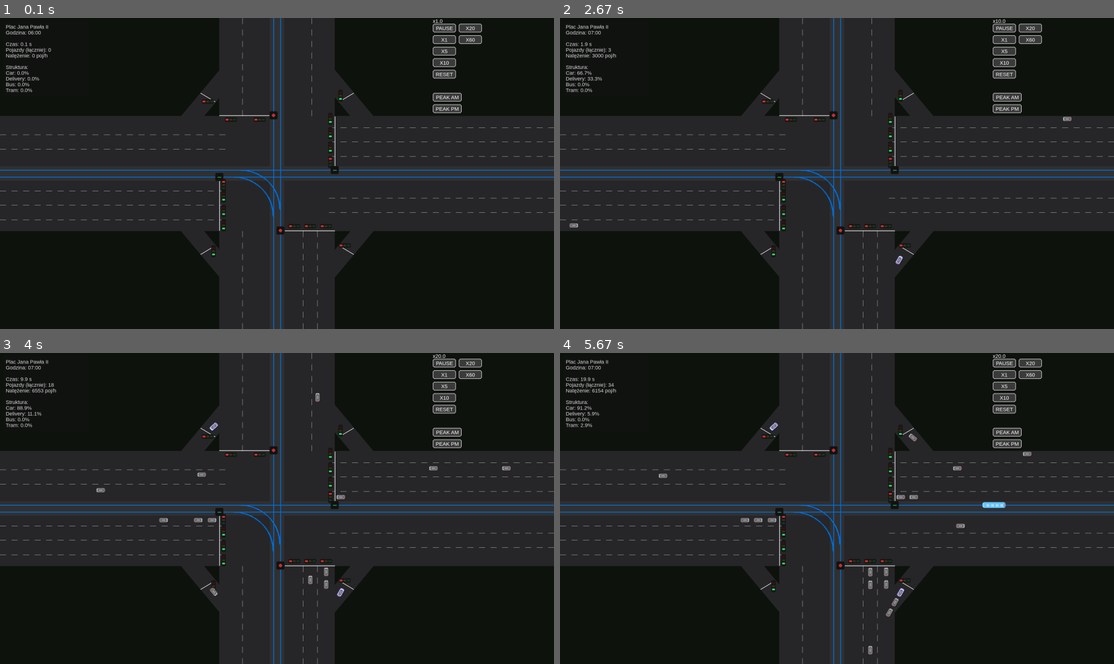
Above: before the commit, frames 1-4 (two rows, left to right).
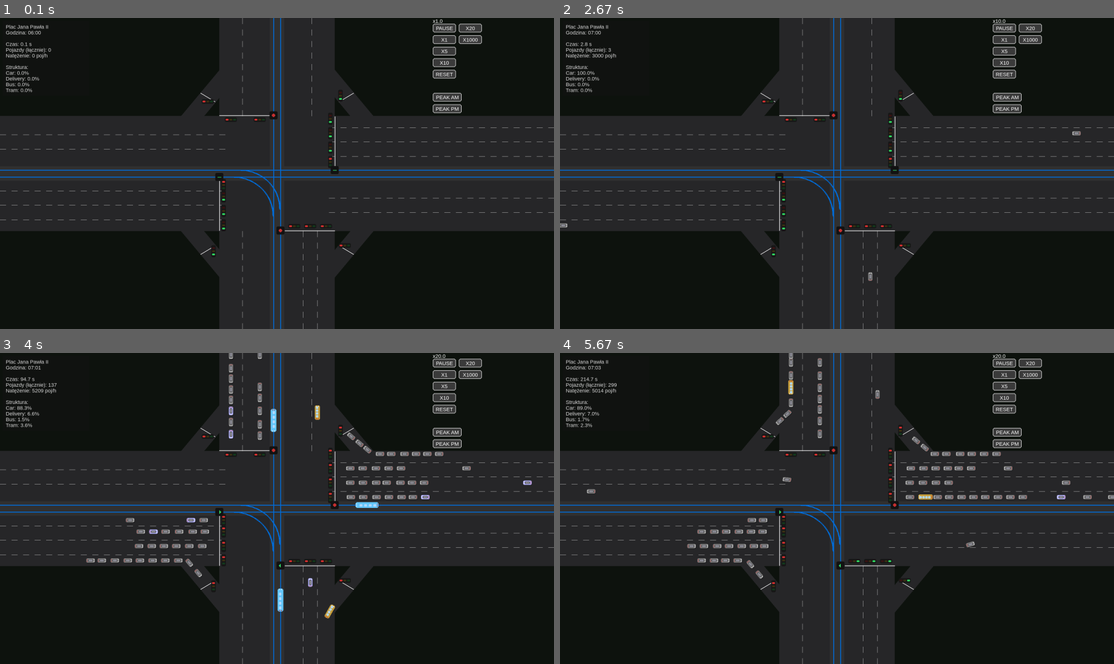
Above: after the commit, the same moments.

Repository: KajtekKow/skrzyzowanie
Game: pygame game, started from main.py
Two runs of this game, one before a commit and one after it. Both use one fixed random seed, a clock stepped at 60 frames per second and the inputs below.
Inputs (mouse positions are in pixels of both pictures, inside the frame that each line leads up to):
- Up to frame 1 (0.1 s): no input
- Up to frame 2 (2.67 s): click "X10" at 0.38 s; click (842, 195) at 0.72 s; click "X20" at 1.05 s; click "RESET" at 1.38 s; click "PEAK PM" at 1.72 s; click "PEAK AM" at 2.05 s; click "X10" at 2.38 s
- Up to frame 3 (4 s): click "X20" at 2.72 s
- Up to frame 4 (5.67 s): click (676, 449) at 4.55 s; click (859, 496) at 4.88 s; click (676, 489) at 5.22 s; click (753, 598) at 5.55 s

The runs differ from the first frame. In frame 1, less than 0.1% of the frame differs, in the area x 83-87%, y 6-8%; in frame 2, 0.2%; in frame 3, 2.4%, in the area x 3-96%, y 0-86%; in frame 4, 2.3%.

Commit message:
changes in traffic light system

Diff:
--- a/core/simulation.py
+++ b/core/simulation.py
@@ -25,9 +25,17 @@
     def update(self, dt):
         dt *= self.time_scale
 
-        dt = min(dt, 0.1)
+        dt = min(dt, 0.3)
 
         self.sim_time += dt
+        current_hour = int(self.sim_time // 3600)
+
+        if not hasattr(self, "last_print_hour"):
+            self.last_print_hour = -1
+
+        if current_hour != self.last_print_hour:
+            self.last_print_hour = current_hour
+            print(f"Postęp: {current_hour}h / 24h")
 
         self.time_of_day += dt / 3600
         self.time_of_day %= 24
--- a/infrastructure/intersection.py
+++ b/infrastructure/intersection.py
@@ -110,23 +110,23 @@
         self.lanes[19].neighbors.append(self.lanes[17])
 
 
+        self.phases = [
+            {"cars": [0,1,2,5,6,7,15,16], "trams": {0: "STRAIGHT", 1: "STOP", 2: "STOP", 3: "STRAIGHT"}},
+            {"cars": [3,4],         "trams": {0: "STOP",    1: "STOP", 2: "STOP", 3: "STOP"}},
+            {"cars": [8,9,10,11],   "trams": {0: "RIGHT",     1: "STOP", 2: "LEFT", 3: "STOP"}},
+            {"cars": [12,13,14],    "trams": {0: "STOP",     1: "STRAIGHT", 2:"STRAIGHT", 3:"STOP"}},
+        ]
         # self.phases = [
         #     {"cars": [0,1,2,5,6,7,15,16], "trams": {0: "STRAIGHT", 1: "STOP", 2: "STOP", 3: "STRAIGHT"}},
+        #     {"cars": [2,7,11,12], "trams": {0: "STOP",     1: "STRAIGHT", 2:"STRAIGHT", 3:"STOP"}},
         #     {"cars": [3,4],         "trams": {0: "STOP",    1: "STOP", 2: "STOP", 3: "STOP"}},
         #     {"cars": [8,9,10,11],   "trams": {0: "RIGHT",     1: "STOP", 2: "LEFT", 3: "STOP"}},
         #     {"cars": [12,13,14],    "trams": {0: "STOP",     1: "STRAIGHT", 2:"STRAIGHT", 3:"STOP"}},
         # ]
-        self.phases = [
-            {"cars": [0,1,2,5,6,7,15,16], "trams": {0: "STRAIGHT", 1: "STOP", 2: "STOP", 3: "STRAIGHT"}},
-            {"cars": [2,7,11,12], "trams": {0: "STOP",     1: "STRAIGHT", 2:"STRAIGHT", 3:"STOP"}},
-            {"cars": [3,4],         "trams": {0: "STOP",    1: "STOP", 2: "STOP", 3: "STOP"}},
-            {"cars": [8,9,10,11],   "trams": {0: "RIGHT",     1: "STOP", 2: "LEFT", 3: "STOP"}},
-            {"cars": [12,13,14],    "trams": {0: "STOP",     1: "STRAIGHT", 2:"STRAIGHT", 3:"STOP"}},
-        ]
 
         self.current_phase = 0
         self.phase_timer = 0
-        self.green_time = 45
+        self.green_time = 50
         self.yellow_time = 5
 
         # zachód (A)
@@ -174,6 +174,25 @@
             else:
                 light.state = "RED"
 
+        has_vehicle = False
+
+        for lane in self.lanes:
+
+            if lane.traffic_light in [self.lights[i] for i in car_phase]:
+
+                for v in lane.vehicles:
+
+                    dx = lane.traffic_light.x - v.x
+                    dy = lane.traffic_light.y - v.y
+                    dist = (dx**2 + dy**2)**0.5
+
+                    if dist < 180:
+                        has_vehicle = True
+                        break
+
+        if not has_vehicle and self.phase_timer > self.green_time * 0.25:
+            self.phase_timer += dt * 5
+
         if self.phase_timer > self.green_time + self.yellow_time:
             self.phase_timer = 0
             self.current_phase = (self.current_phase + 1) % len(self.phases)
--- a/main.py
+++ b/main.py
@@ -28,10 +28,18 @@
 
 while running:
     steps = 1
-    if sim.time_scale > 20: steps = 4
-    if sim.time_scale > 500: steps = 10
 
-    sub_dt = 0.016 / steps
+    if sim.time_scale >= 20:
+        steps = 4
+
+    if sim.time_scale >= 100:
+        steps = 40
+
+    if sim.time_scale >= 1000:
+        steps = 120
+
+    sub_dt = 0.016
+
     for _ in range(steps):
         sim.update(sub_dt)
 
@@ -44,6 +52,7 @@
         if event.type == pygame.QUIT:
             running = False
 
-    renderer.draw(sim)
+    if sim.time_scale < 50:
+        renderer.draw(sim)
 
 pygame.quit()
--- a/rendering/pygame_renderer.py
+++ b/rendering/pygame_renderer.py
@@ -23,7 +23,7 @@
             "morning_peak": pygame.Rect(1500, 260, 100, 30),
             "evening_peak": pygame.Rect(1500, 300, 100, 30),
             "x20": pygame.Rect(1590, 20, 80, 30),
-            "x60": pygame.Rect(1590, 60, 80, 30),
+            "x1000": pygame.Rect(1590, 60, 80, 30),
         }
         self.paused = False
 
@@ -72,7 +72,7 @@
                 self.screen.blit(rotated, r.topleft)
 
         pygame.display.flip()
-        self.clock.tick(60)
+        self.clock.tick(0)
 
     def handle_buttons(self, sim):
         mouse_pos = pygame.mouse.get_pos()
@@ -134,9 +134,9 @@
             self.paused = False
             sim.time_scale = 20.0
 
-        elif self.buttons["x60"].collidepoint(mouse_pos):
-            self.paused = False
-            sim.time_scale = 60.0
+        elif self.buttons["x1000"].collidepoint(mouse_pos):
+            self.paused = False
+            sim.time_scale = 1000.0
 
     def draw_buttons(self, sim):
         for name, rect in self.buttons.items():
--- /dev/null
+++ b/results/stats35.txt
@@ -0,0 +1,3 @@
+=== STATYSTYKI ===
+Sredni czas oczekiwania: 56.10 s
+Liczba pojazdow: 64192
--- /dev/null
+++ b/results/stats40.txt
@@ -0,0 +1,3 @@
+=== STATYSTYKI ===
+Sredni czas oczekiwania: 63.16 s
+Liczba pojazdow: 62341
--- /dev/null
+++ b/results/stats45.txt
@@ -0,0 +1,3 @@
+=== STATYSTYKI ===
+Sredni czas oczekiwania: 69.52 s
+Liczba pojazdow: 60678
--- /dev/null
+++ b/results/stats50.txt
@@ -0,0 +1,3 @@
+=== STATYSTYKI ===
+Sredni czas oczekiwania: 76.51 s
+Liczba pojazdow: 58648
--- a/results/stats_1778032706.txt
+++ /dev/null
@@ -1,3 +0,0 @@
-=== STATYSTYKI ===
-Sredni czas oczekiwania: 53.27 s
-Liczba pojazdow: 68080
--- /dev/null
+++ b/results/statsad.txt
@@ -0,0 +1,3 @@
+=== STATYSTYKI ===
+Sredni czas oczekiwania: 30.60 s
+Liczba pojazdow: 65733
--- a/systems/movement_system.py
+++ b/systems/movement_system.py
@@ -18,10 +18,10 @@
                     e.current_speed = 0
                     e.max_speed = max(abs(e.vx), abs(e.vy))
 
-                    e.acceleration = 320
-                    e.brake_power = 500
-
-                    e.reaction_time = random.uniform(0.7, 1.4)
+                    e.acceleration = 70
+                    e.brake_power = 400
+
+                    e.reaction_time = random.uniform(0.9, 1.4)
 
                     # 1% kierowcow zamulonych
                     if random.random() < 0.01:
@@ -85,10 +85,10 @@
                 else:
                     if light.state in ["RED", "YELLOW"] and approaching:
 
-                        if distance_to_light < 80:
-                            speed_factor = min(speed_factor, distance_to_light / 80)
-
-                        if distance_to_light < 30:
+                        if distance_to_light < 180:
+                            speed_factor = min(speed_factor, distance_to_light / 180)
+
+                        if distance_to_light < 60:
                             e.is_stopped = True
                             speed_factor = 0.0
                             e.was_waiting_at_light = True
@@ -136,7 +136,7 @@
                         min_gap_safe = 100
                     else:
                         min_gap_safe = 40 + e.length * 2
-                    reaction_gap = min_gap_safe + speed_self * 0.3
+                    reaction_gap = min_gap_safe + speed_self * 0.8
 
                     if gap < reaction_gap:
                         speed_factor = min(speed_factor, gap / reaction_gap)
@@ -164,7 +164,9 @@
                 e.current_speed = max(0, min(e.current_speed, e.max_speed))
 
                 if not e.is_stopped:
-                    e.progress += (e.current_speed * dt / lane.length) * speed_factor
+                    effective_speed = e.current_speed * speed_factor
+
+                    e.progress += (effective_speed * dt / lane.length)
                     e.progress = min(e.progress, 1)
 
                 target_dist = e.progress * lane.length
--- a/systems/spawn_system.py
+++ b/systems/spawn_system.py
@@ -132,9 +132,9 @@
 
         if vehicle_type == "tram":
             v = Tram(0, 0, direction)
-            v.max_speed = 300
-            v.acceleration = random.uniform(45, 90)
-            v.brake_power = random.uniform(180, 260)
+            v.max_speed = 150
+            v.acceleration = random.uniform(25, 55)
+            v.brake_power = random.uniform(120, 220)
 
         elif vehicle_type == "bus":
             v = Bus(0, 0, direction)
@@ -150,9 +150,9 @@
             return
 
         v.current_speed = 0
-        v.acceleration = random.uniform(120, 200)
-        v.brake_power = random.uniform(250, 350)
-        v.max_speed = 260 + random.randint(-20, 20)
+        v.acceleration = random.uniform(18, 40)
+        v.brake_power = random.uniform(120, 220)
+        v.max_speed = random.uniform(90, 130)
 
         if hasattr(v, "is_delivery"):
             v.max_speed *= 0.85
--- a/systems/traffic_control_system.py
+++ b/systems/traffic_control_system.py
@@ -1,3 +1,31 @@
 class TrafficControlSystem:
     def update(self, sim, dt, index):
+
+        total_queue = 0
+
+        for lane in sim.intersection.lanes:
+
+            light = lane.traffic_light
+
+            for v in lane.vehicles:
+
+                dx = light.x - v.x
+                dy = light.y - v.y
+                dist = (dx**2 + dy**2)**0.5
+
+                if getattr(v, "is_stopped", False) and dist < 120:
+                    total_queue += 1
+
+        if total_queue > 30:
+            sim.intersection.green_time = 50
+
+        elif total_queue > 20:
+            sim.intersection.green_time = 42
+
+        elif total_queue > 10:
+            sim.intersection.green_time = 35
+
+        else:
+            sim.intersection.green_time = 25
+
         sim.intersection.update_lights(dt)
Binary file added: results/app35.png
Binary file added: results/app40.png
Binary file added: results/app45.png
Binary file added: results/app50.png
Binary file added: results/appad.png
Binary file removed: results/approach_1778032706.png
Binary file added: results/flow35.png
Binary file added: results/flow40.png
Binary file added: results/flow45.png
Binary file added: results/flow50.png
Binary file removed: results/flow_1778032706.png
Binary file added: results/flowad.png
(and 25 more such lines)
